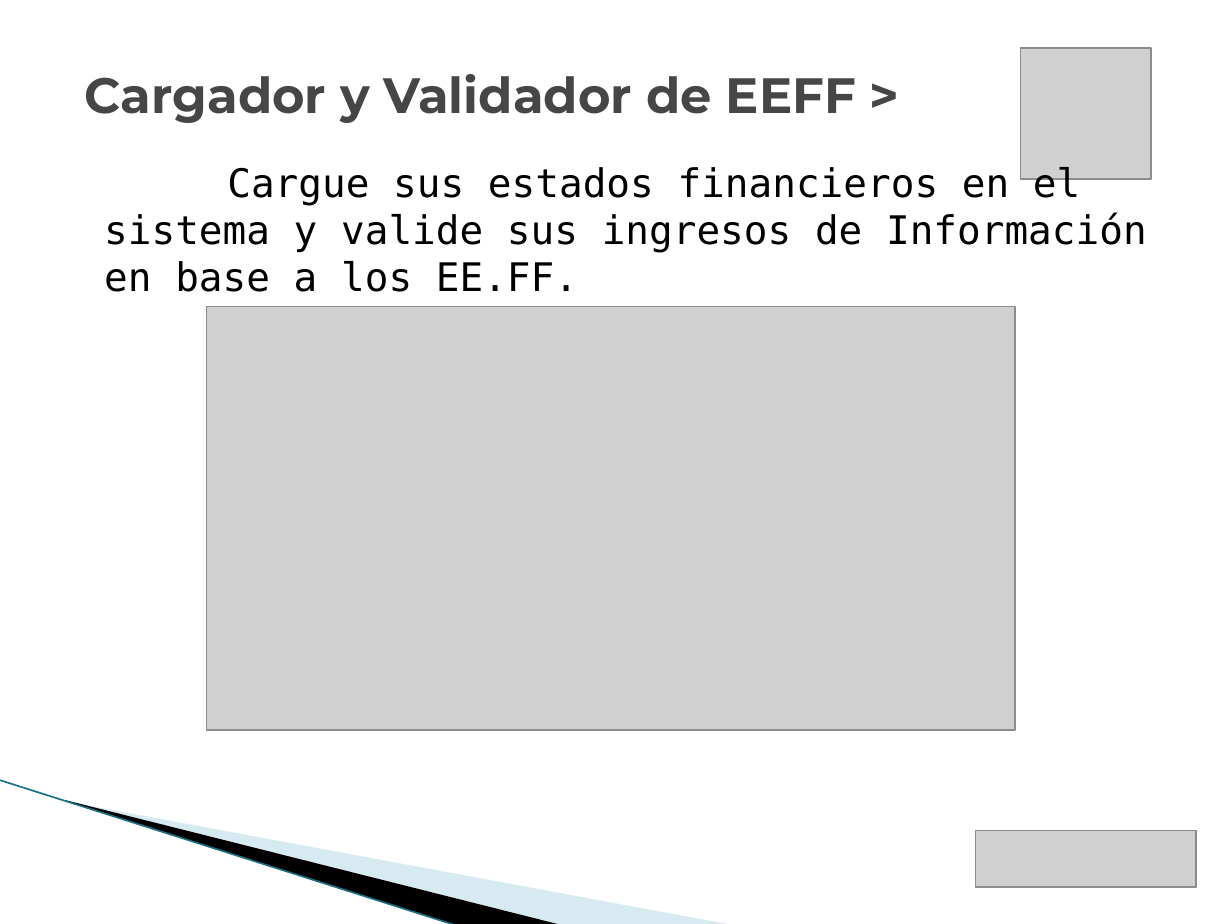
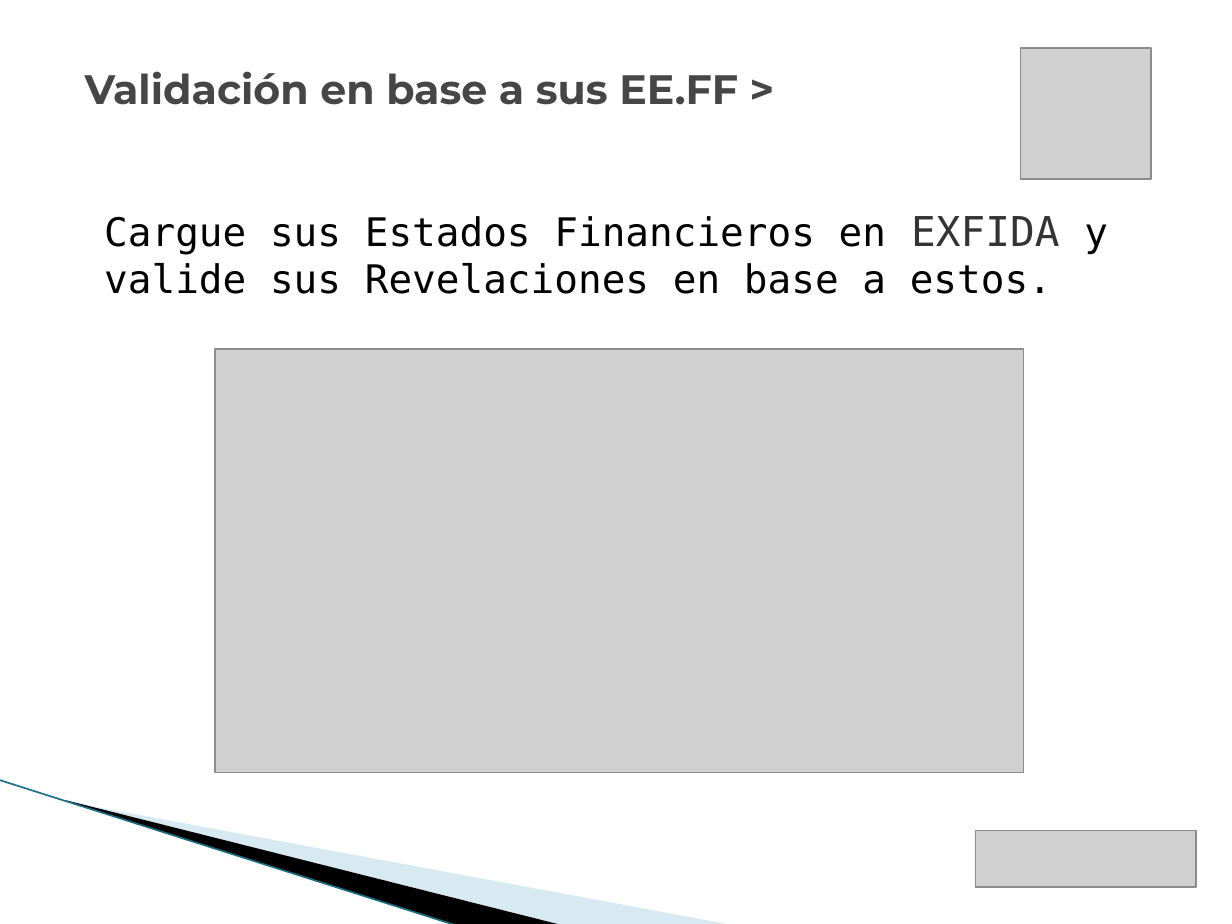
Before and after one commit to vicky1404/rev-ii, a slide deck: slide 16 of docs/comercial/brochure_2.pptx. Drawn at 1232x924 pixels with LibreOffice and Linux fonts; fonts in the diff are those of the drawing; grey boxes stand for pictures; background and template pictures are left out. Boxes give left, top, right and bottom in pixels: in the first picture for what was removed or moved away, otherwise in the second. Text is boxed around its words. In the diff, an @@ line names an element or a change of style, - is before the commit and + after.

```diff
--- a/docs/comercial/brochure_2.pptx
+++ b/docs/comercial/brochure_2.pptx
@@ text at <box>85,71,738,105</box>: text changed; size 29 to 24 pt @@
-Cargador y Validador de EEFF >
+Validación en base a sus EE.FF >
@@ text at <box>104,216,1108,294</box>: text changed @@
-Cargue sus estados financieros en el sistema y valide sus ingresos de Información en base a los EE.FF.
+Cargue sus Estados Financieros en EXFIDA y valide sus Revelaciones en base a estos.
@@ picture: place and size @@
-picture at <box>207,307,1015,731</box>
+picture at <box>214,349,1023,772</box>
```
Also in this commit, not shown: 17 other slides changed, 2 slides added, 1 slide removed, 1 other file.
